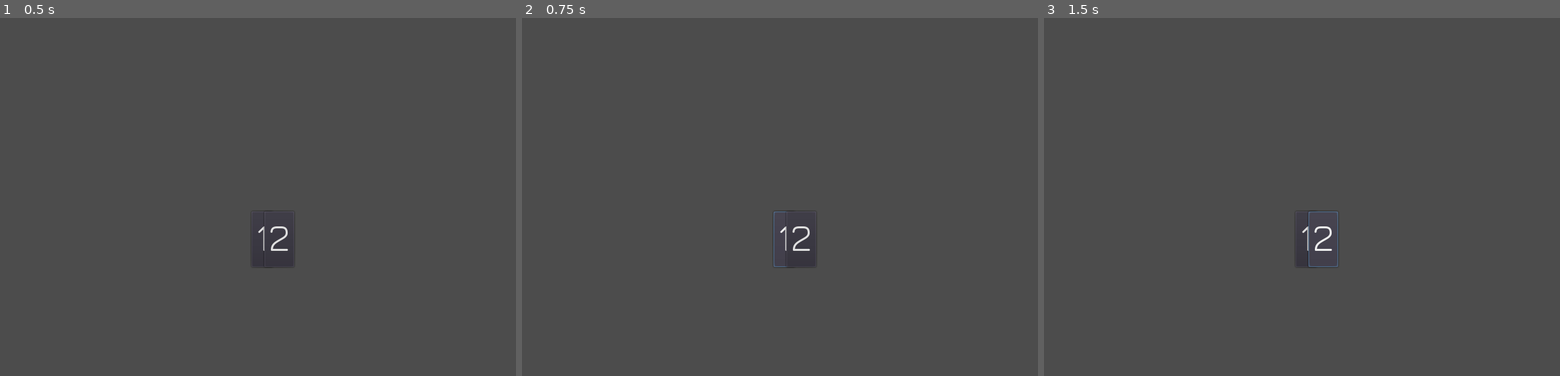
Above: before the commit, frames 1-3 (left to right).
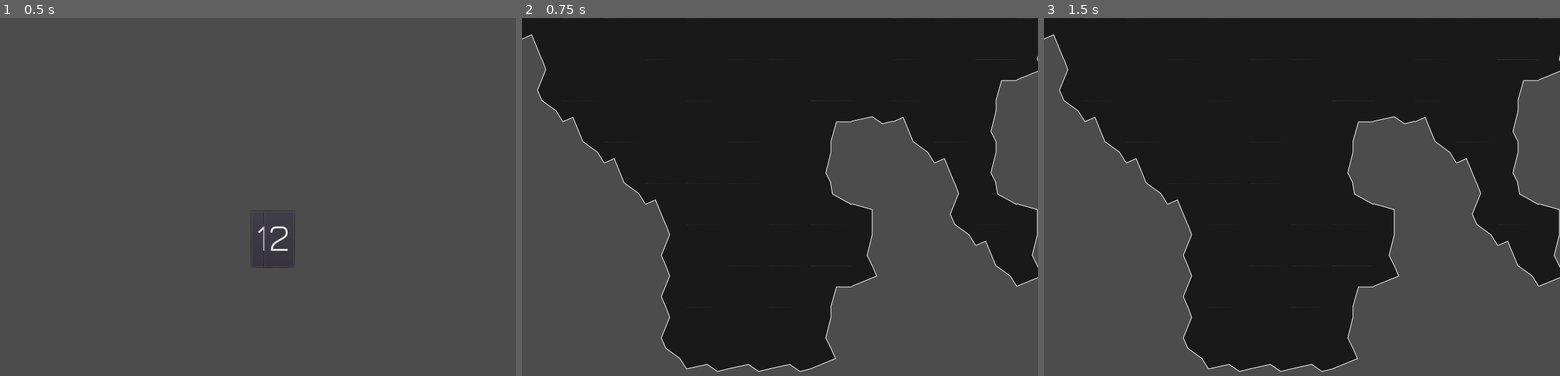
Above: after the commit, the same moments.

Repository: paulmasri/godot-experiments
Game: Godot game, scene res://Main.tscn
Two runs of this game, one before a commit and one after it. Both use one fixed random seed, a clock stepped at 60 frames per second and the inputs below.
Inputs (mouse positions are in pixels of both pictures, inside the frame that each line leads up to):
- Up to frame 1 (0.5 s): no input
- Up to frame 2 (0.75 s): click "1" at 0.5 s
- Up to frame 3 (1.5 s): click (1322, 239) at 1.25 s, where only the run before the commit has a clickable "2"

Frame 1 is identical in both runs. In frame 2, 59% of the frame differs, in the area x 0-100%, y 0-99%; in frame 3, 59%.

Commit message:
Change to level scene on level_selected

Diff:
--- a/switch-between-levels-and-hub/Main.gd
+++ b/switch-between-levels-and-hub/Main.gd
@@ -5,3 +5,4 @@
 
 func _on_Hub_level_selected(scene):
 	print("changing to scene: ", scene)
+	get_tree().change_scene(scene)
--- a/switch-between-levels-and-hub/Main.tscn
+++ b/switch-between-levels-and-hub/Main.tscn
@@ -3,7 +3,7 @@
 [ext_resource path="res://Main.gd" type="Script" id=1]
 [ext_resource path="res://Hub.tscn" type="PackedScene" id=2]
 
-[node name="Main" type="Node"]
+[node name="Main" type="Node2D"]
 script = ExtResource( 1 )
 
 [node name="Hub" parent="." instance=ExtResource( 2 )]
